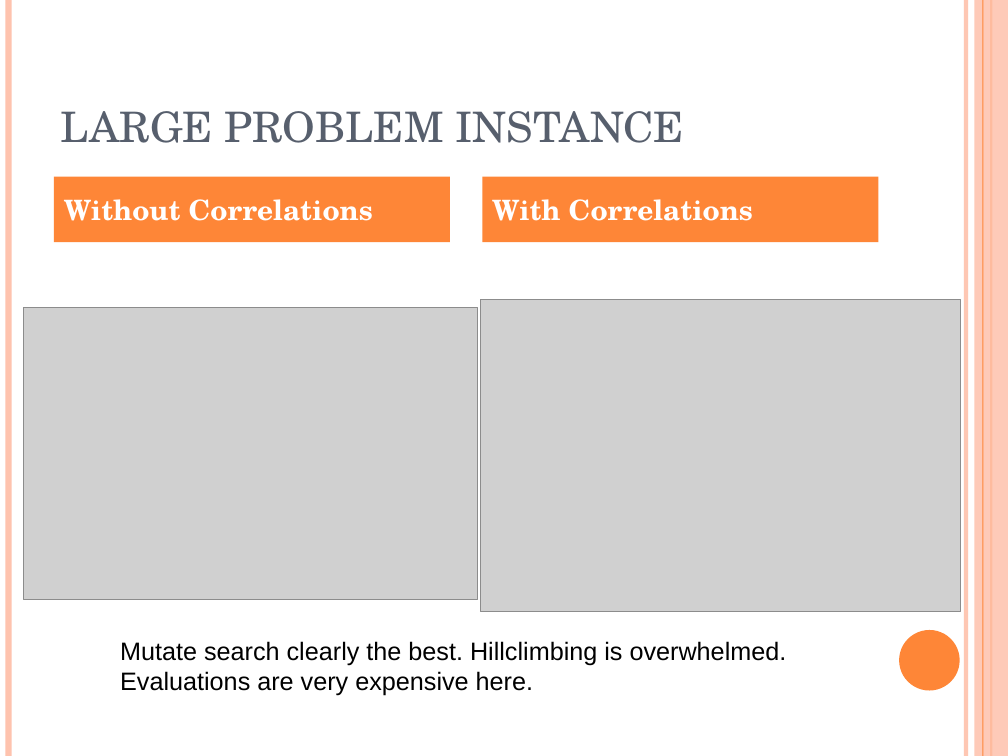
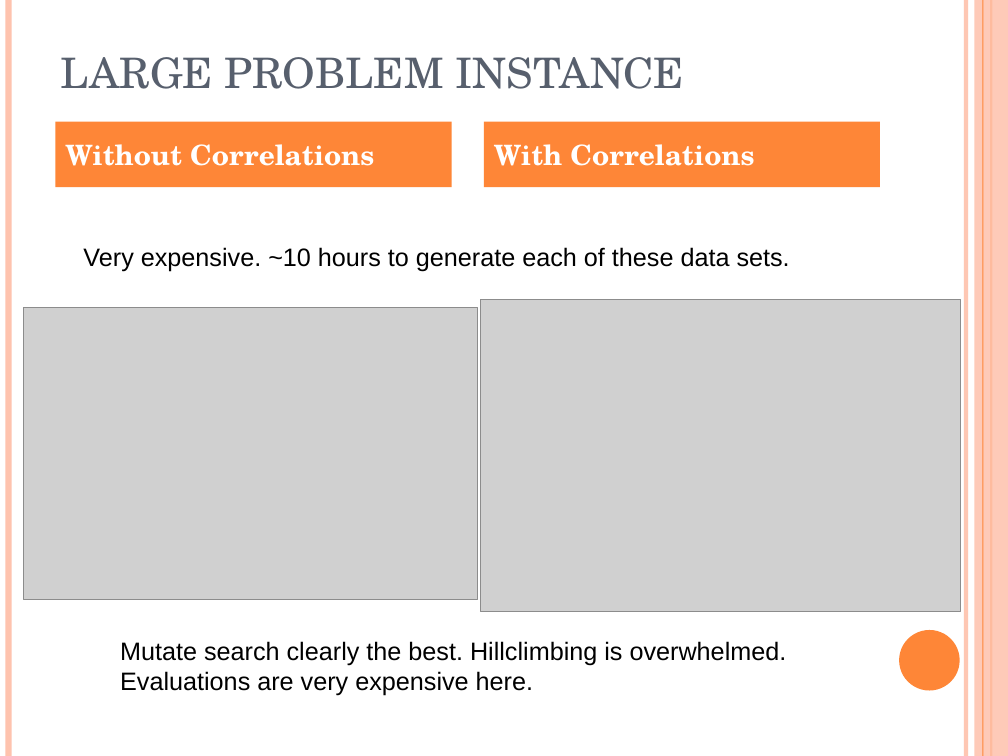
Before and after one commit to akokcam/csc384-genetic-algorithms-project, a slide deck: slide 17 of GA_TestBench/Data Files/presentation.ppt. Drawn at 1008x756 pixels with LibreOffice and Linux fonts; fonts in the diff are those of the drawing; grey boxes stand for pictures. Boxes give left, top, right and bottom in pixels: in the first picture for what was removed or moved away, otherwise in the second. Text is boxed around its words. In the diff, an @@ line names an element or a change of style, - is before the commit and + after.

Commit message:
more small changes

```diff
--- a/GA_TestBench/Data Files/presentation.ppt
+++ b/GA_TestBench/Data Files/presentation.ppt
@@ title "LARGE PROBLEM INSTANCE" moved from (x1=60, y1=111, x2=684, y2=143) to (x1=60, y1=57, x2=684, y2=89) @@
@@ rectangle "Without Correlations" moved from (x1=54, y1=176, x2=451, y2=242) to (x1=55, y1=122, x2=452, y2=187) @@
@@ rectangle "With Correlations" moved from (x1=483, y1=176, x2=879, y2=242) to (x1=484, y1=122, x2=880, y2=187) @@
@@ text added at (x1=83, y1=247, x2=790, y2=272), 18 pt, text #000000 @@
+Very expensive. ~10 hours to generate each of these data sets.
```
Also in this commit, not shown: 2 other slides changed.
